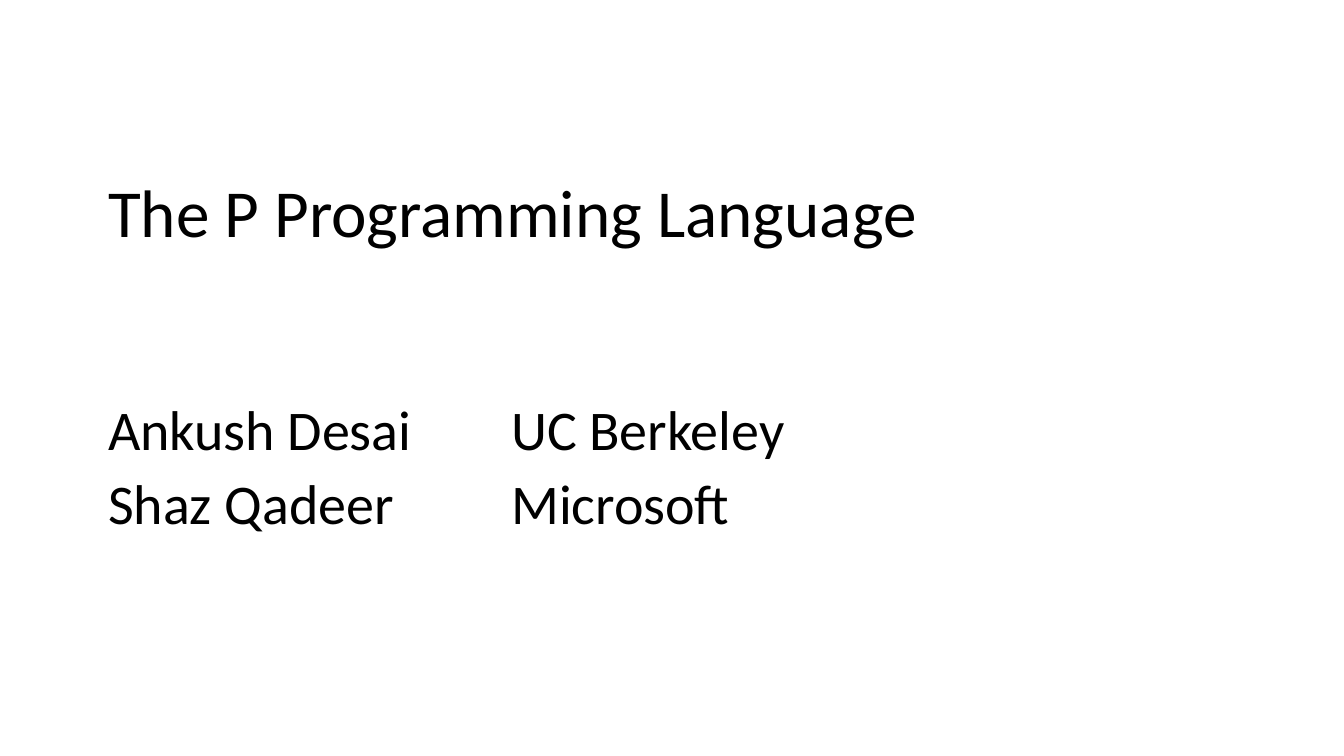
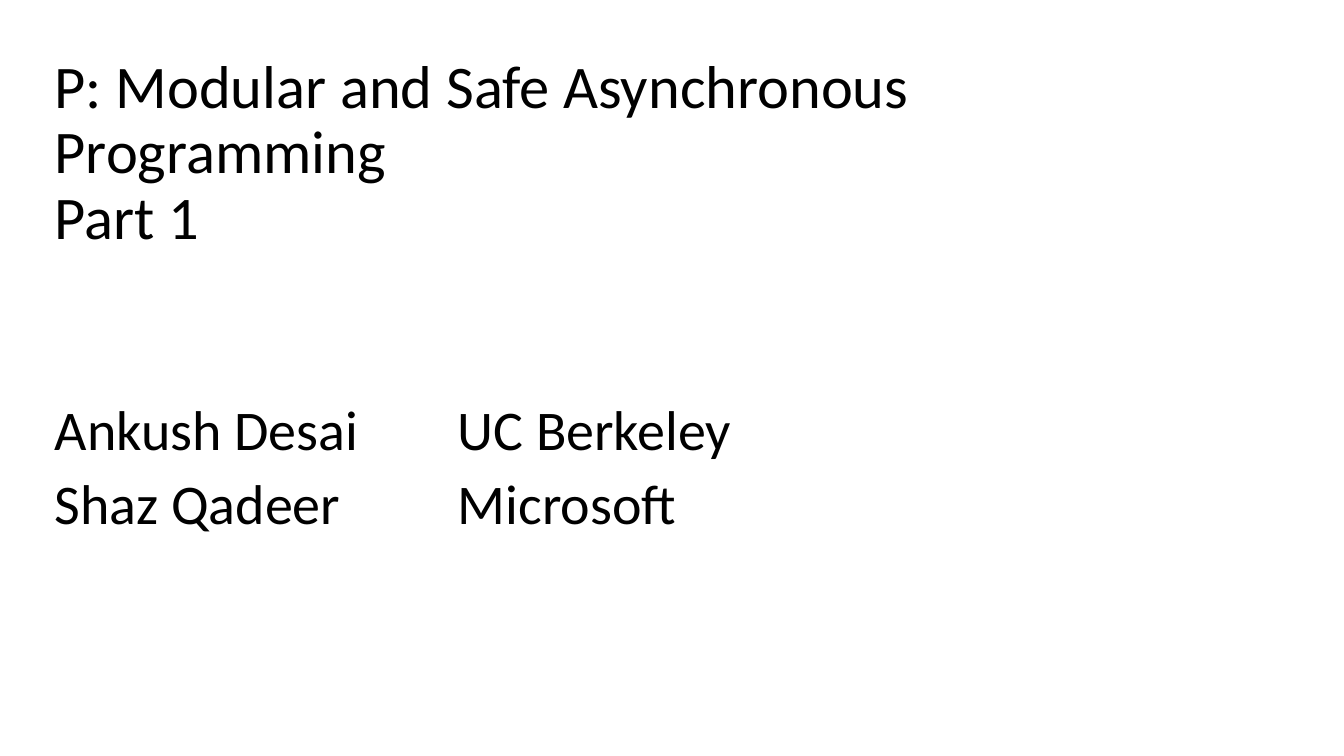
Before and after one commit to p-org/P, a slide deck: slide 1 of RVTutorial/P-tutorial-Part-1.pptx. Drawn at 1344x756 pixels with LibreOffice and Linux fonts; fonts in the diff are those of the drawing. Boxes give left, top, right and bottom in pixels: in the first picture for what was removed or moved away, otherwise in the second. Text is boxed around its words. In the diff, an @@ line names an element or a change of style, - is before the commit and + after.

Commit message:
update

```diff
--- a/RVTutorial/P-tutorial-Part-1.pptx
+++ b/RVTutorial/P-tutorial-Part-1.pptx
@@ title at (x1=55, y1=66, x2=908, y2=240): text changed; size 48 to 43.2 pt @@
-The P Programming Language
+P: Modular and Safe Asynchronous Programming
+Part 1
@@ subtitle "Ankush Desai UC Berkeley" moved from (x1=108, y1=411, x2=785, y2=525) to (x1=55, y1=411, x2=731, y2=525) @@
```
Also in this commit, not shown: 1 other slide changed, 5 slides removed.
